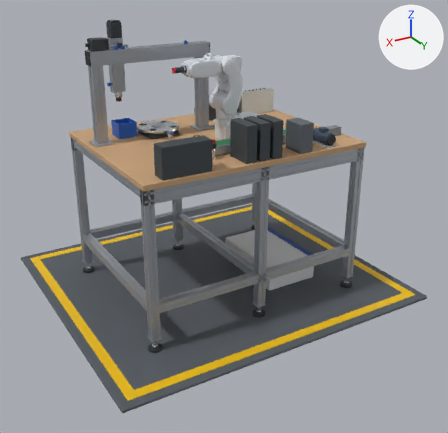
The glTF model assets/models/mechatro.glb as it was, and as the next commit left it.
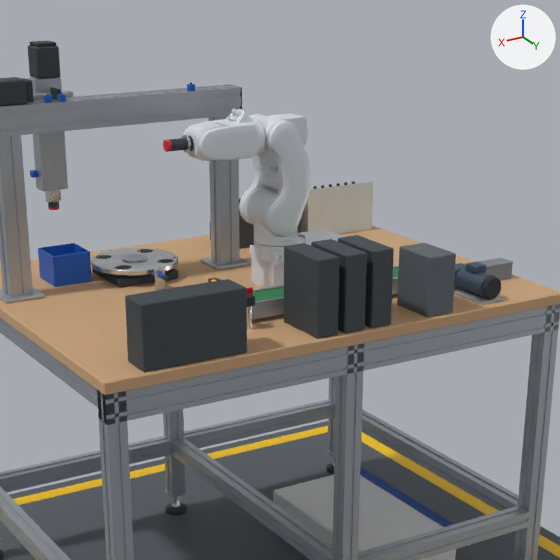
Old and new are each drawn whole from a 50 mm camera at (1.464, 2.402, 1.556) aimed at (0.052, 0.048, 0.379) and again close up on the part from 21% to 81% of the width and 0% to 63% of the height. Arrows for +X, +Y and +Z are at upper right; the lights stay in place. The last two pictures show the newer version. Where no turn or scale is listed for an object, it has been applied to the vertices.

In view in the first close-up: 'link_B', 'link_L', 'link_R', 'link_S', 'link_U', 'slide_B', 'static_alu', 'static_base', 'static_cabinet', 'static_ctr', 'static_ctrl', 'static_plc', 'static_warn', 'static_wood', 'static_yaskawa', 'table_A' and 14 more.
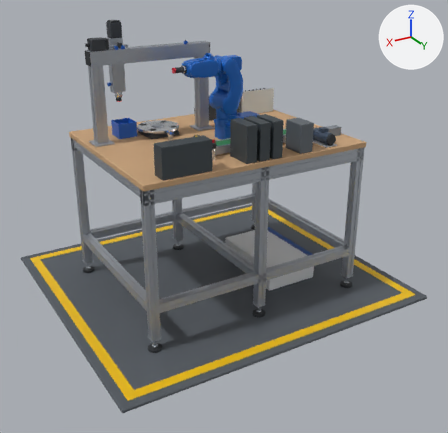
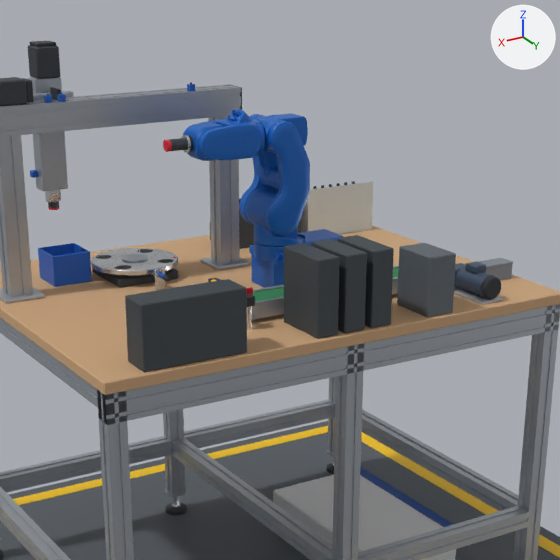
Location of each change, (x1, y1, x2, y2) in pixels of the close-ups (560 x 560 px):
'link_L', recoloured (white to blue)
    both: (239, 114, 310, 235)
'link_R', recoloured (white to blue)
    both: (183, 109, 265, 160)
'static_yaskawa', recoloured (white to blue)
    both: (249, 229, 344, 288)
'link_S', recoloured (white to blue)
    both: (245, 188, 305, 246)
'link_U', recoloured (white to blue)
    both: (254, 113, 308, 153)
'link_B', recoloured (white to blue)
    both: (186, 122, 223, 161)

Edits to the bpy script that builds the scene:
```text
Change mat_yaskawa:
    mat_yaskawa.base_color: (0.723, 0.768, 0.823) -> (0.0075, 0.13, 0.527)  # white #dde3ea -> blue #1565c0
```
